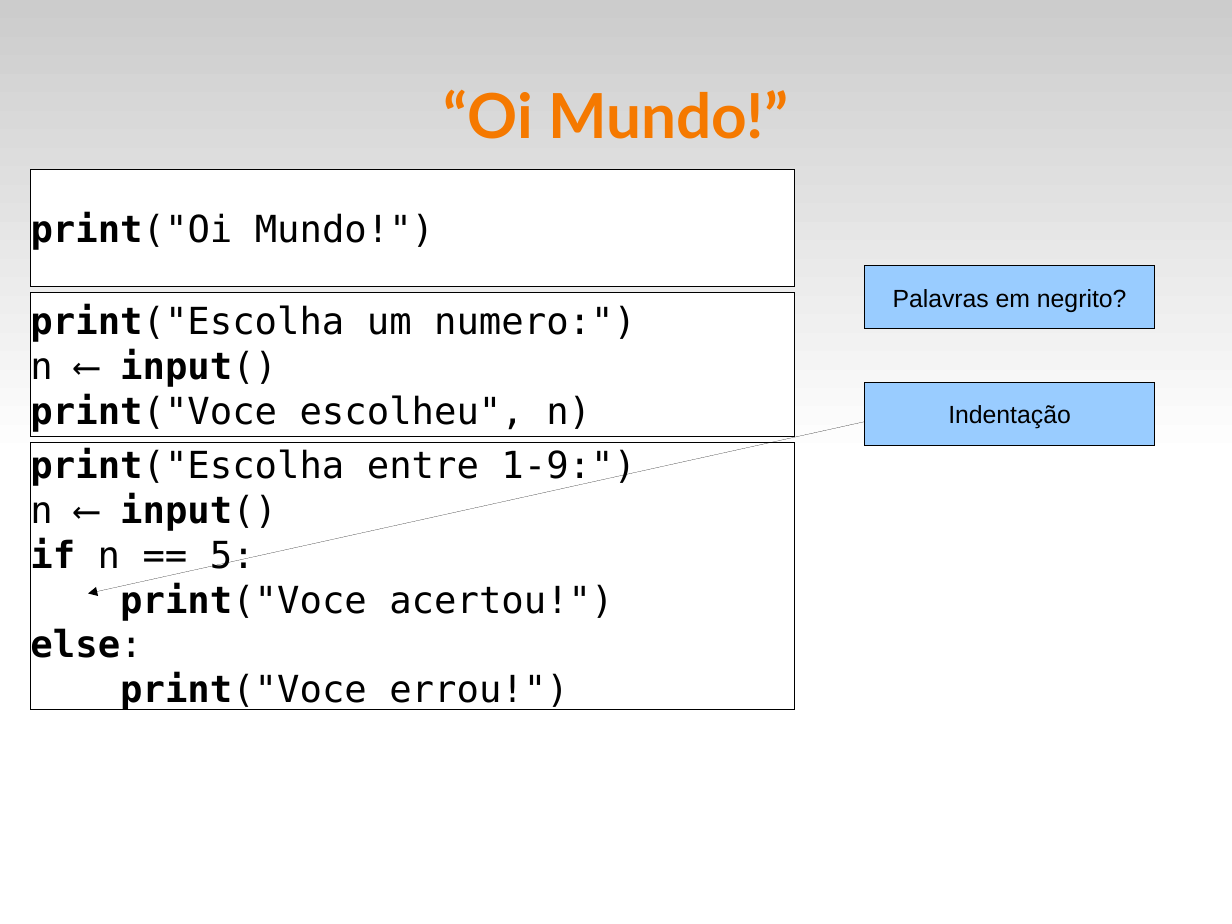
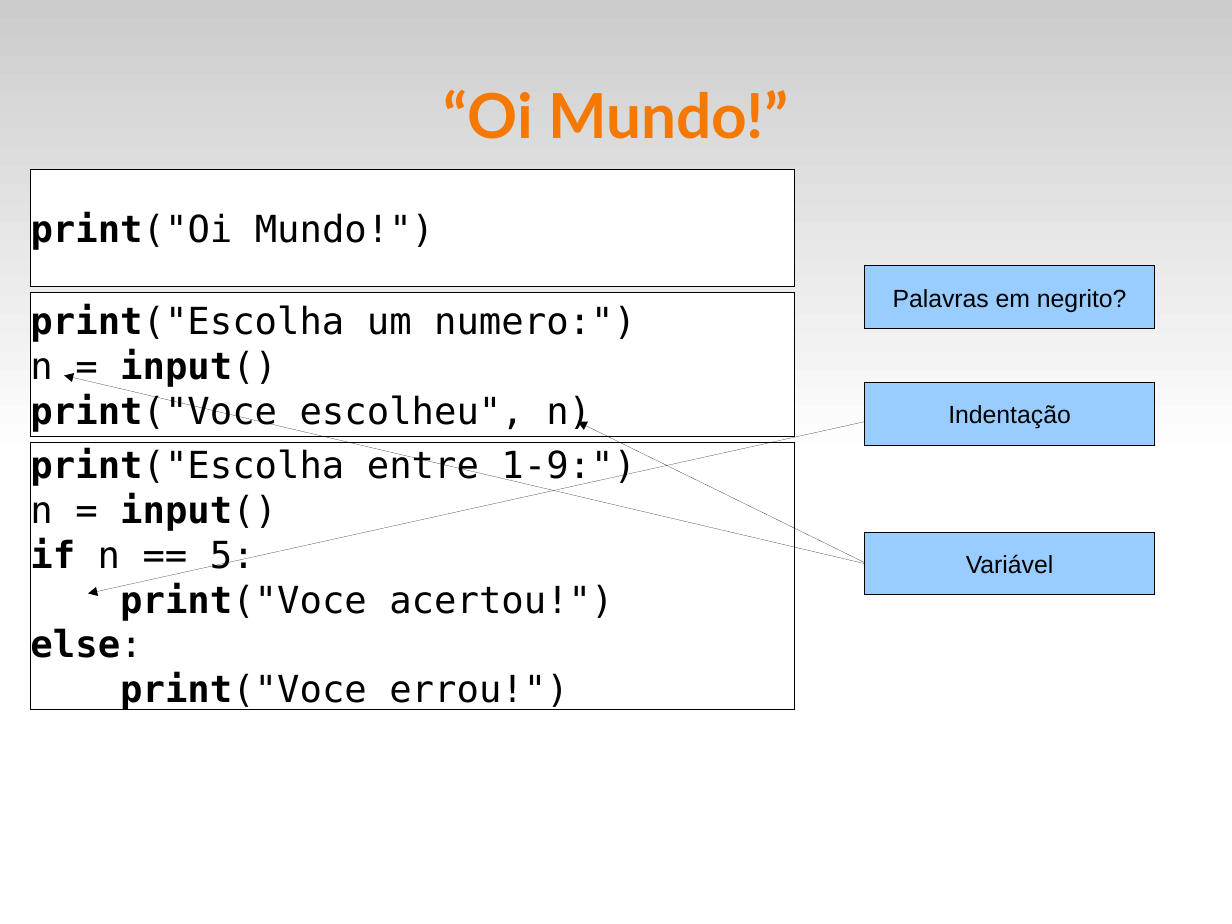
Before and after one commit to fsantanna-uerj/IPD, a slide deck: slide 3 of slides/ipd-01.odp. Drawn at 1232x924 pixels with LibreOffice and Linux fonts; fonts in the diff are those of the drawing. Boxes give left, top, right and bottom in pixels: in the first picture for what was removed or moved away, otherwise in the second. Text is boxed around its words. In the diff, an @@ line names an element or a change of style, - is before the commit and + after.

```diff
--- a/slides/ipd-01.odp
+++ b/slides/ipd-01.odp
@@ text in rectangle at box(30, 349, 277, 387): text changed @@
-n ⟵ input()
+n = input()
@@ arrow added from (865, 563) to (64, 376), #000000 0 pt @@
@@ arrow added from (865, 562) to (578, 421), #000000 0 pt @@
@@ text in rectangle at box(30, 493, 277, 531): text changed @@
-n ⟵ input()
+n = input()
@@ rectangle added at box(865, 532, 1156, 595), fill #99CCFF, outline #000000 0 pt, 16 pt, text #000000 @@
+Variável
```
Also in this commit, not shown: 2 other slides changed, 1 slide removed, 7 other files.
